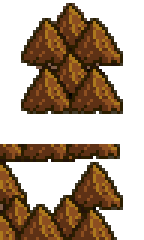
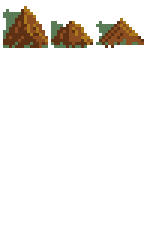
Layered file, before and after one edit (144×240). Changes by layer:
hid "inner corners 2x2 Kopie" over [0, 3, 123, 240]
hid group "inner corners 2x2" (11 layers) over [0, 144, 120, 240]
hid group "center 3x3" (7 layers) over [24, 6, 120, 111]
showed group "single mountains" (2 layers) over [3, 6, 144, 48]
painted on "Ebene 3 Kopie 5" over [3, 6, 144, 48]
painted on "shadows" over [3, 9, 138, 48]
